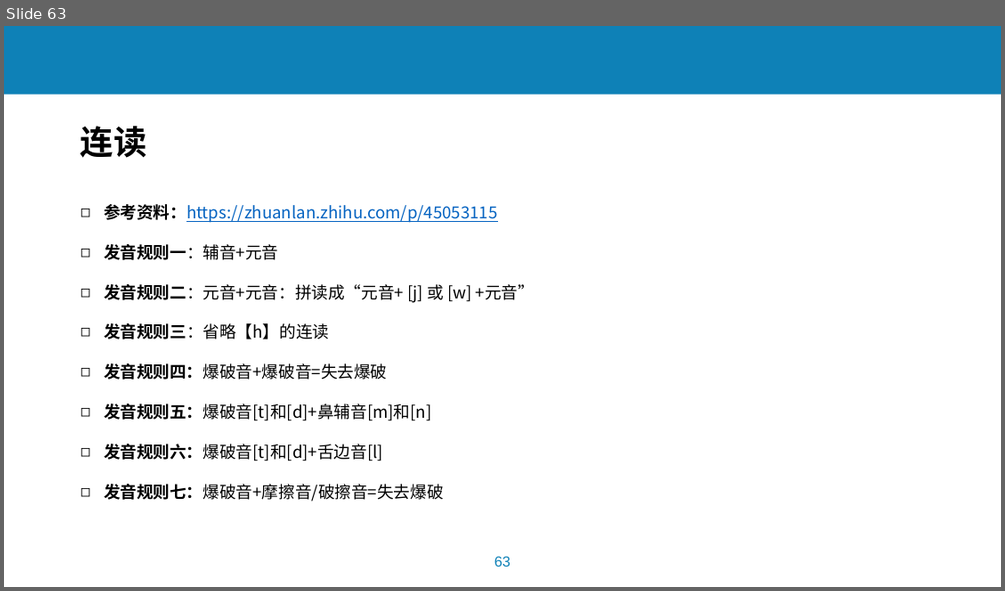
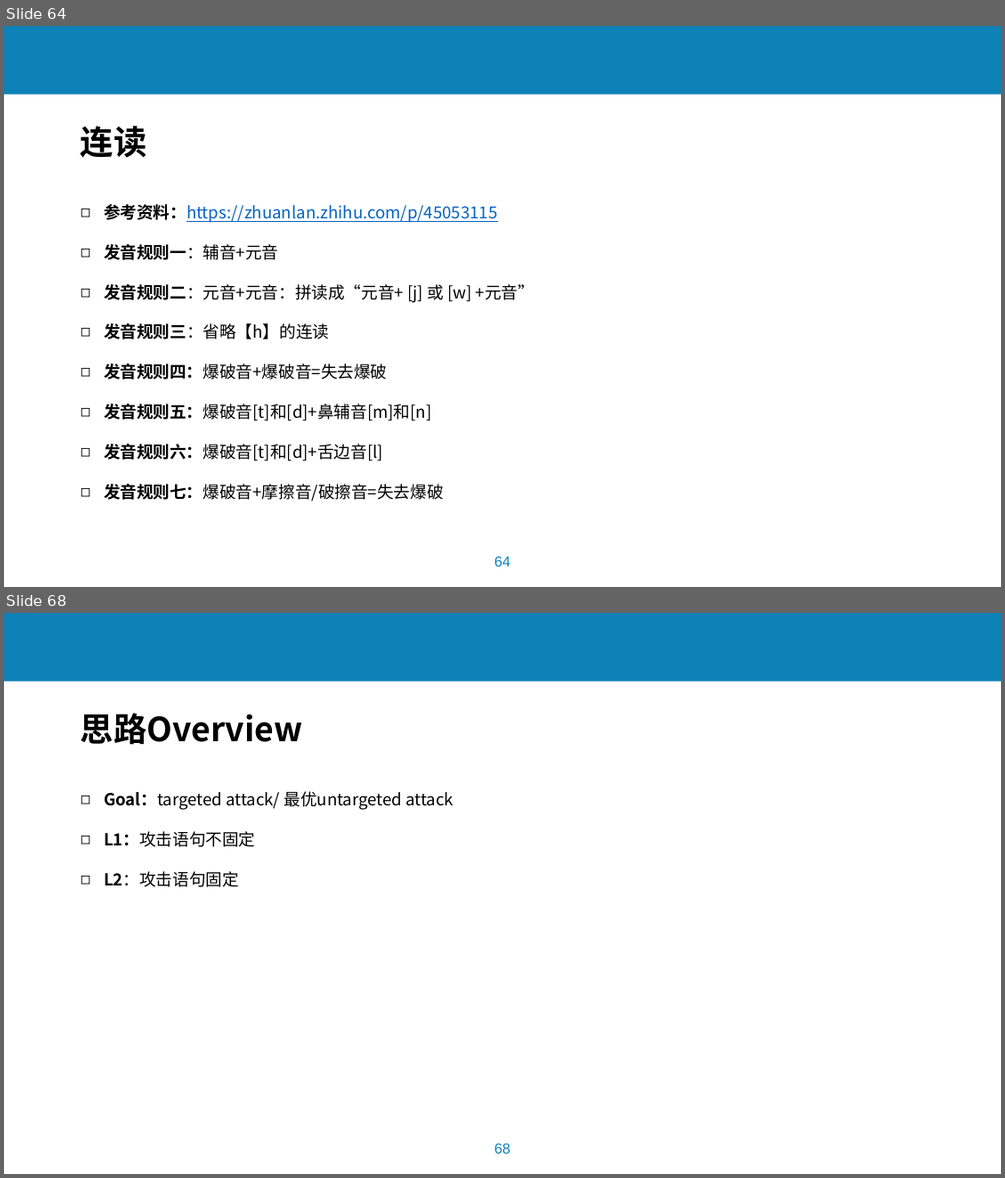
Before and after one commit to lchmoxing/audio_tsm_test, a slide deck: documents/基于音频预处理过程的语音识别系统攻击3.0.pptx. Shown one above the other, each under a label of ours: slide 63 before the commit, slides 64 and 68 after it; the slides between them are not shown. The pictures are 1005x591 and 1005x1178 pixels, drawn with LibreOffice and Linux fonts; fonts in the diff are those of the drawing; background and template pictures are left out. Boxes give left, top, right and bottom in pixels: in the first picture for what was removed or moved away, otherwise in the second. Text is boxed around its words. In the diff, an @@ line names an element or a change of style, - is before the commit and + after.

```diff
--- a/documents/基于音频预处理过程的语音识别系统攻击3.0.pptx
+++ b/documents/基于音频预处理过程的语音识别系统攻击3.0.pptx
@@ slide 68 added at (4, 613, 1001, 1174), background #FFFFFF; not listed: 2 template elements that a slide beside it also shows @@
@@ text added at (81, 713, 303, 745), 32 pt, text #000000, bold @@
+思路Overview
@@ text added at (104, 791, 453, 887), 16 pt, text #000000 @@
+◻ Goal：targeted attack/ 最优untargeted attack
+◻ L1：攻击语句不固定
+◻ L2：攻击语句固定
@@ what was slide 63 is now slide 64 @@
@@ page number at (494, 556, 510, 566): text changed @@
-63
+64
```
Also in this commit, not shown: 1 slide changed, 8 other slides added.
